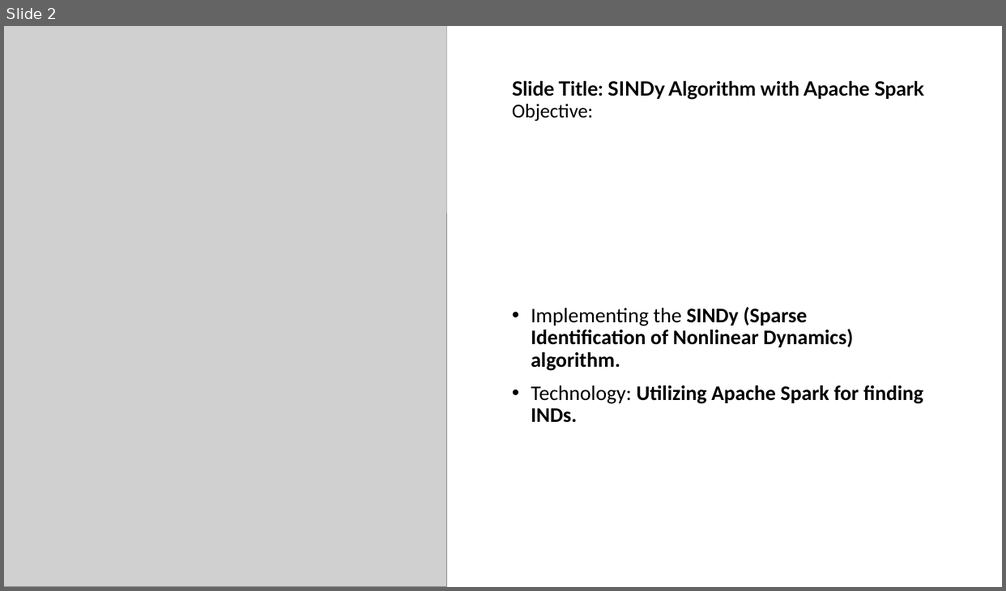
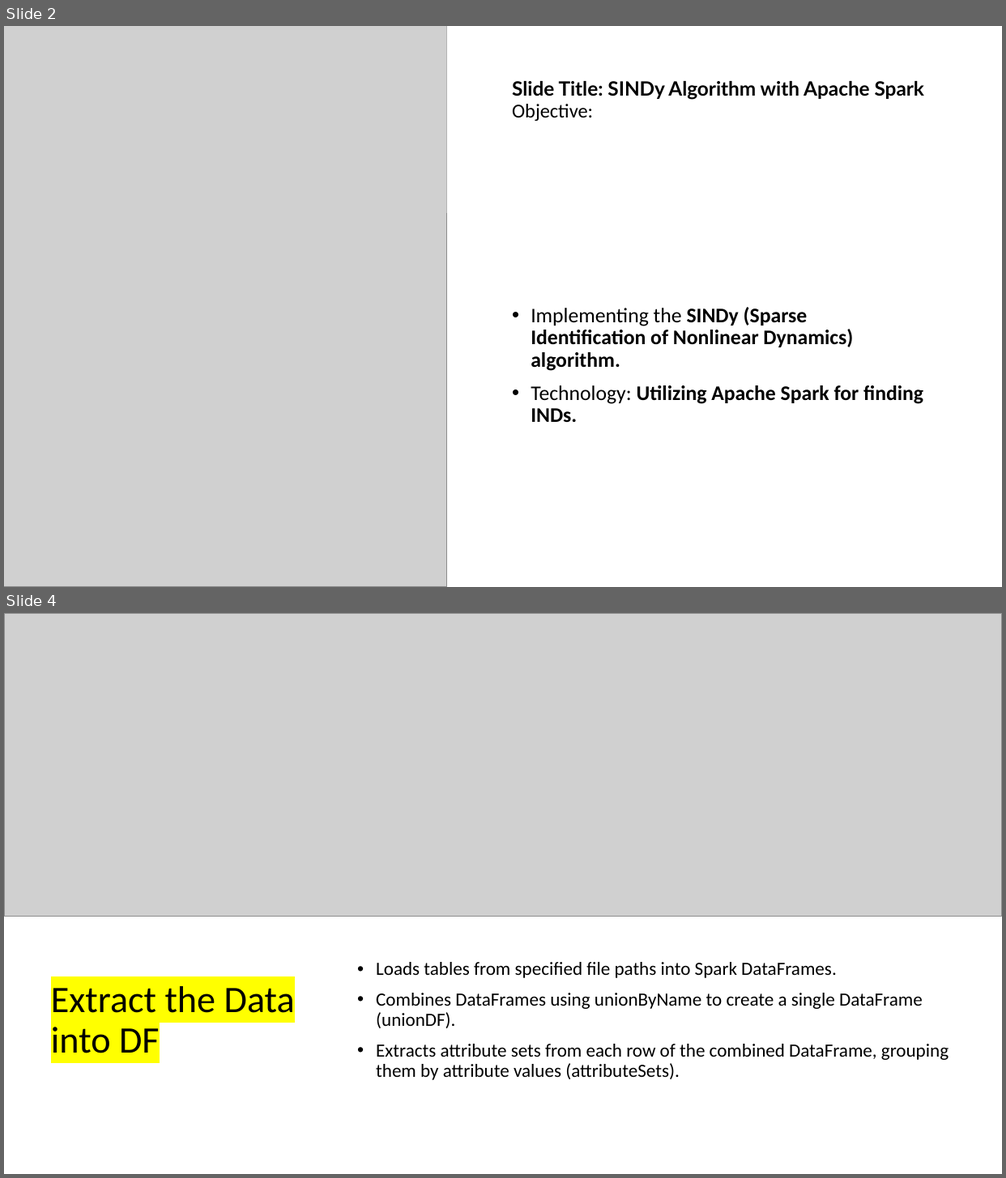
Before and after one commit to steveoscar12/Big-Data-with-Apache-Spark, a slide deck: Xcess Denied.pptx. Shown one above the other, each under a label of ours: slide 2 before the commit, slides 2 and 4 after it; the slides between them are not shown. The pictures are 1006x591 and 1006x1178 pixels, drawn with LibreOffice and Linux fonts; fonts in the diff are those of the drawing; grey boxes stand for pictures. Boxes give left, top, right and bottom in pixels: in the first picture for what was removed or moved away, otherwise in the second. Text is boxed around its words. In the diff, an @@ line names an element or a change of style, - is before the commit and + after.

```diff
--- a/Xcess Denied.pptx
+++ b/Xcess Denied.pptx
@@ slide 4 added at (x1=4, y1=613, x2=1002, y2=1174), background #FFFFFF @@
@@ picture added at (x1=4, y1=613, x2=1002, y2=917) @@
@@ text added at (x1=376, y1=962, x2=948, y2=1080), 18 pt, text #000000 @@
+• Loads tables from specified file paths into Spark DataFrames.
+• Combines DataFrames using unionByName to create a single DataFrame (unionDF).
+• Extracts attribute sets from each row of the combined DataFrame, grouping them by attribute values (attributeSets).
@@ title added at (x1=51, y1=986, x2=295, y2=1054), 36 pt, text #000000 @@
+Extract the Data into DF
```
Also in this commit, not shown: 2 slides changed, 2 other slides added, 1 slide removed.
